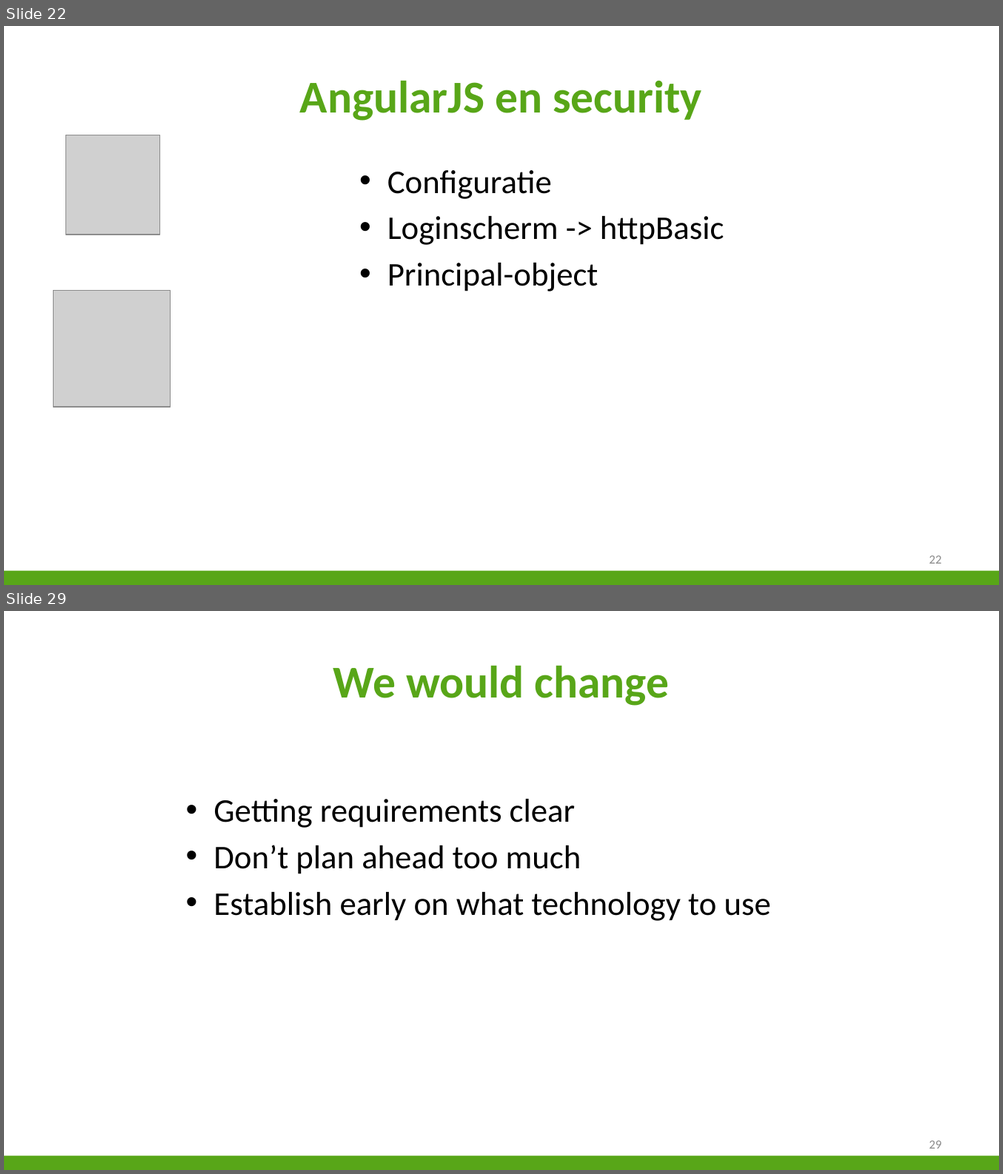
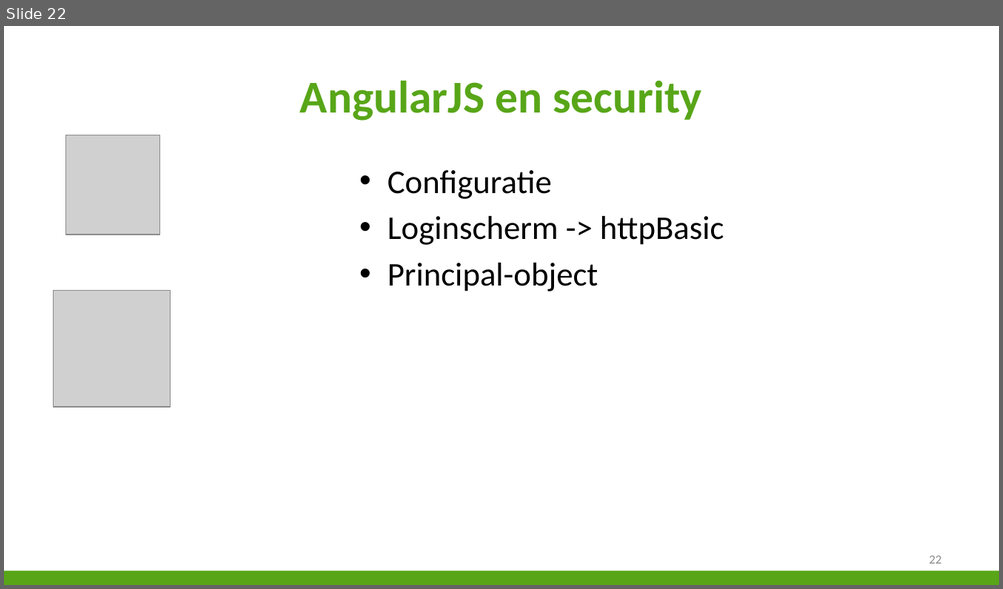
Before and after one commit to niekvandael/iTalent, a slide deck: italent/documents/Presentatie/Presentatie.pptx. Shown one above the other, each under a label of ours: slides 22 and 29 before the commit, slide 22 after it; the slides between them are not shown. The pictures are 1003x1174 and 1003x589 pixels, drawn with LibreOffice and Linux fonts; fonts in the diff are those of the drawing; grey boxes stand for pictures; background and template pictures are left out. Boxes give left, top, right and bottom in pixels: in the first picture for what was removed or moved away, otherwise in the second. Text is boxed around its words. In the diff, an @@ line names an element or a change of style, - is before the commit and + after.

```diff
--- a/italent/documents/Presentatie/Presentatie.pptx
+++ b/italent/documents/Presentatie/Presentatie.pptx
@@ slide 29 removed at [4,611,999,1170], background #FFFFFF; not listed: 1 template element that a slide beside it also shows @@
@@ title removed at [333,665,669,706] @@
-We would change
@@ text removed at [213,799,771,921] @@
-• Getting requirements clear
-• Don’t plan ahead too much
-• Establish early on what technology to use
@@ page number removed at [929,1141,942,1149] @@
-29
```
Also in this commit, not shown: 7 slides changed, 2 slides added, 8 other slides removed, 2 other files.
